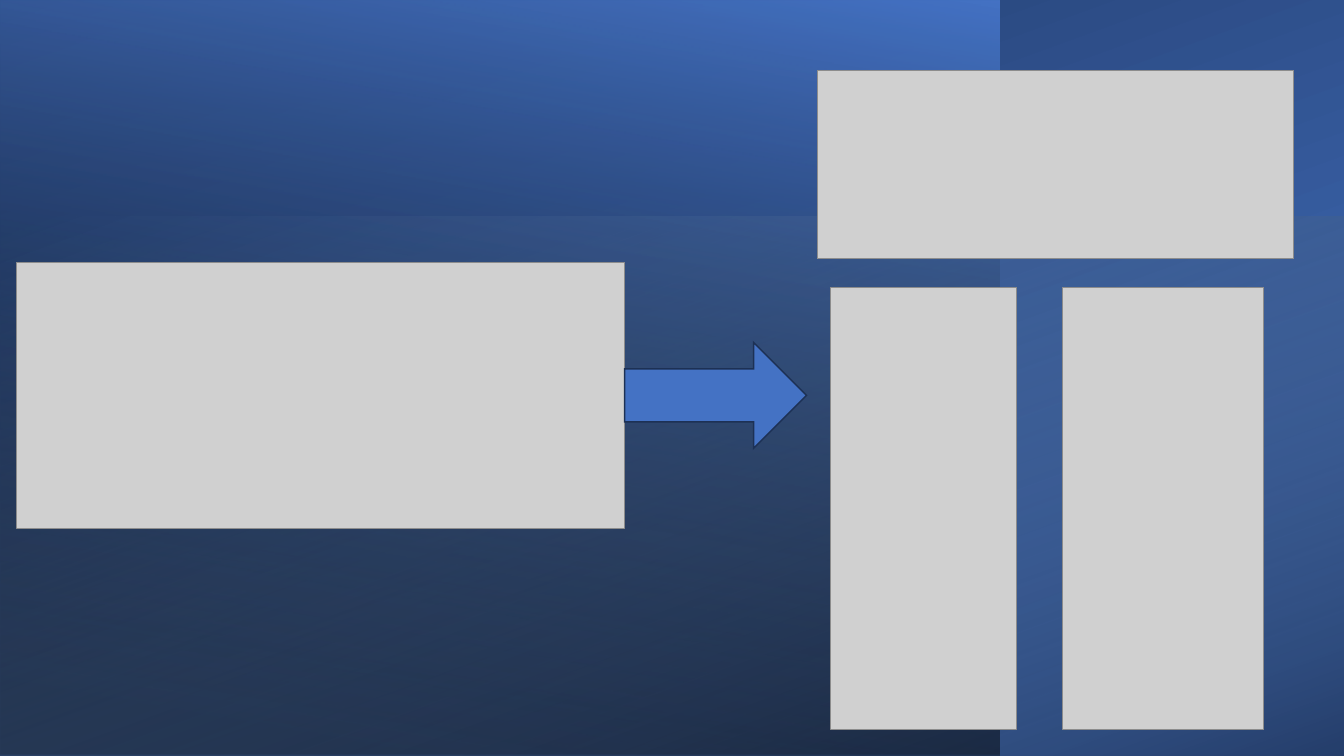
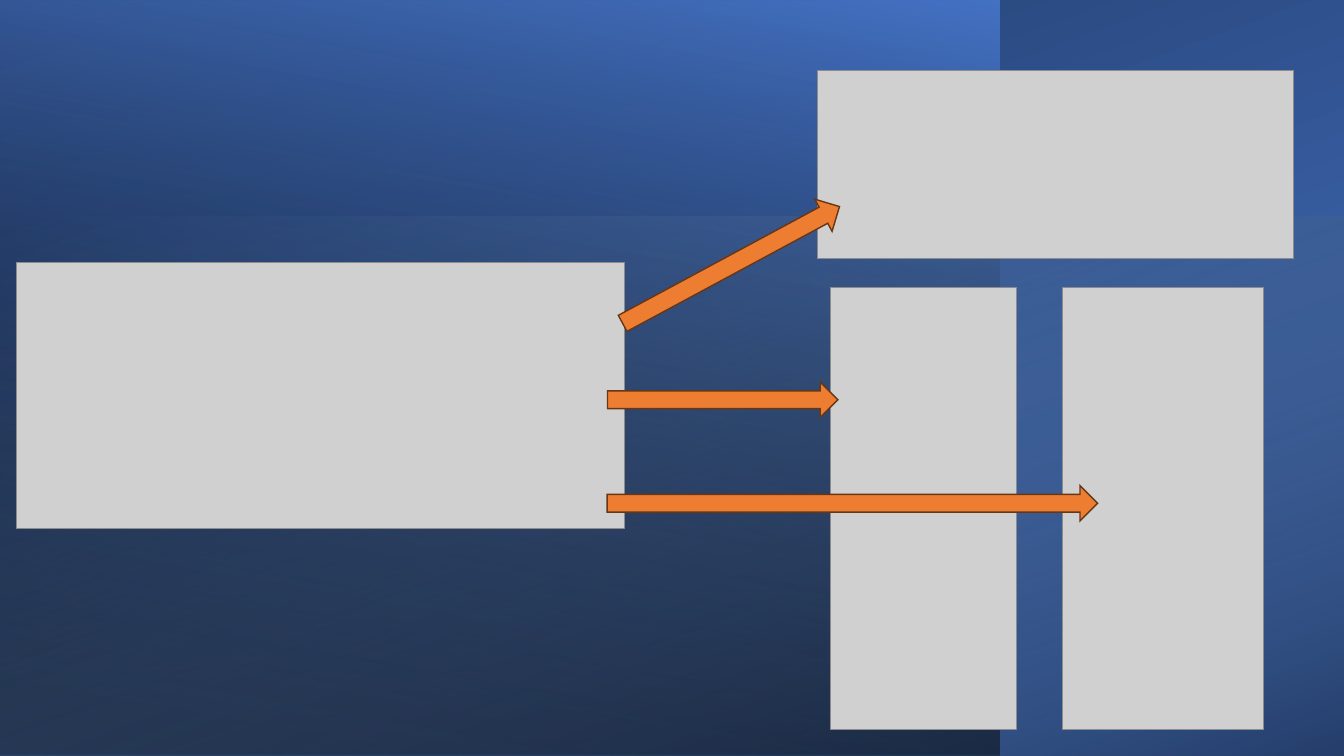
Before and after one commit to apaquette/Bio-Data-Visualization, a slide deck: slide 5 of CA2 Documents/CW_KCSOF_B-Alex-Paquette-C00302989-CA2.pptx (slide 4 before the commit). Drawn at 1344x756 pixels with LibreOffice and Linux fonts; fonts in the diff are those of the drawing; grey boxes stand for pictures. Boxes give left, top, right and bottom in pixels: in the first picture for what was removed or moved away, otherwise in the second. Text is boxed around its words. In the diff, an @@ line names an element or a change of style, - is before the commit and + after.

Commit message:
updated powerpoint

```diff
--- a/CA2 Documents/CW_KCSOF_B-Alex-Paquette-C00302989-CA2.pptx
+++ b/CA2 Documents/CW_KCSOF_B-Alex-Paquette-C00302989-CA2.pptx
@@ right arrow added at [614,191,848,339], fill #ED7D31, outline #683715 1 pt @@
@@ right arrow: place and size @@
-right arrow at [625,343,808,449]
+right arrow at [608,382,839,417]
@@ right arrow at [608,382,839,417]: fill #4472C4 to #ED7D31; outline #1E3256 1 pt to #683715 1 pt @@
@@ right arrow added at [607,486,1098,521], fill #ED7D31, outline #683715 1 pt @@
```
Also in this commit, not shown: 1 slide added, 1 other file.
